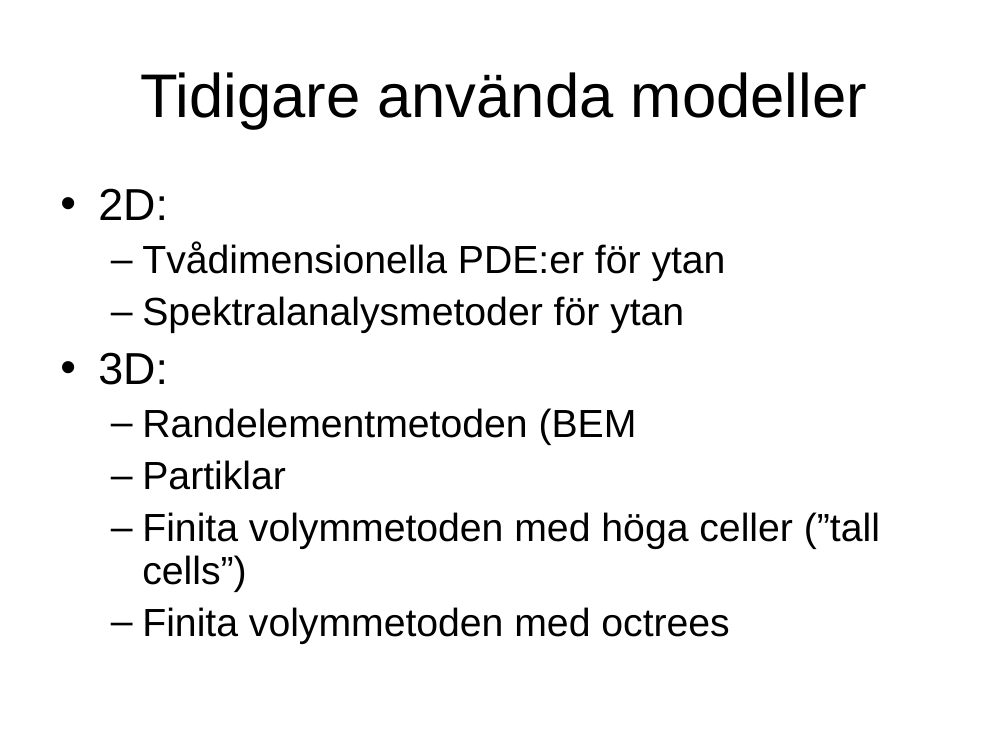
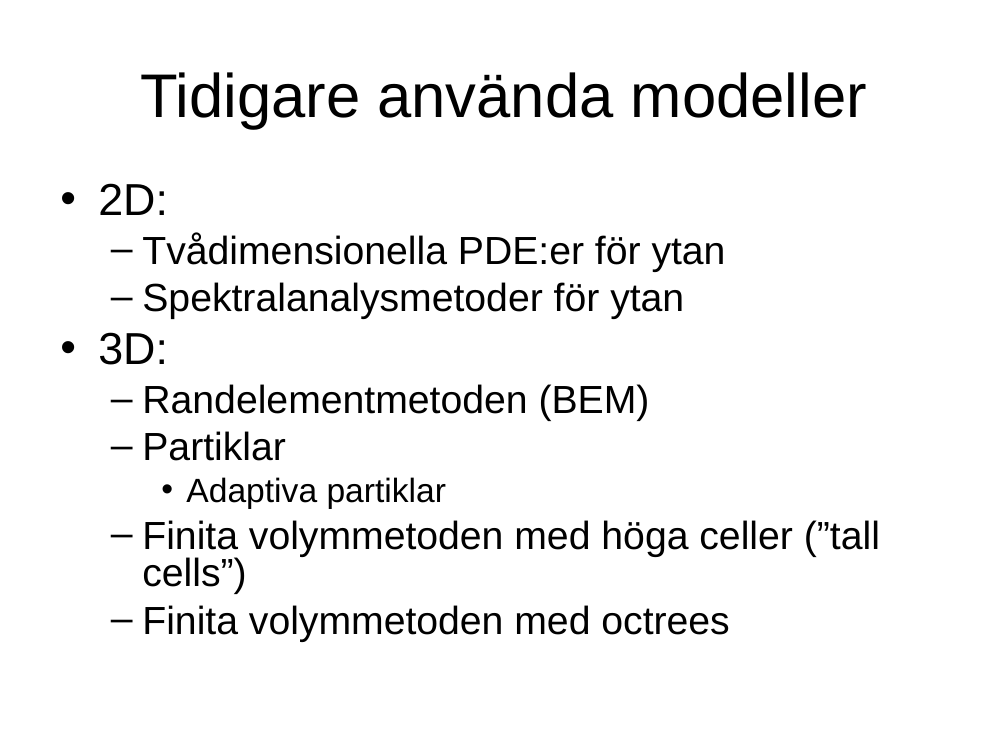
Before and after one commit to krikru/master_thesis, a slide deck: slide 4 of Document/Arbete.ppt. Drawn at 1008x756 pixels with LibreOffice and Linux fonts; fonts in the diff are those of the drawing. Boxes give left, top, right and bottom in pixels: in the first picture for what was removed or moved away, otherwise in the second. Text is boxed around its words. In the diff, an @@ line names an element or a change of style, - is before the commit and + after.

```diff
--- a/Document/Arbete.ppt
+++ b/Document/Arbete.ppt
@@ text at <box>98,183,880,642</box>: line spacing 0.9 to 0.8 @@
@@ text at <box>142,384,650,421</box>: text changed @@
-  – Randelementmetoden (BEM
+  – Randelementmetoden (BEM)
@@ text at <box>186,477,446,509</box>: paragraph added @@
+    • Adaptiva partiklar
```
Also in this commit, not shown: 3 other slides changed, 3 slides added, 11 other files.
